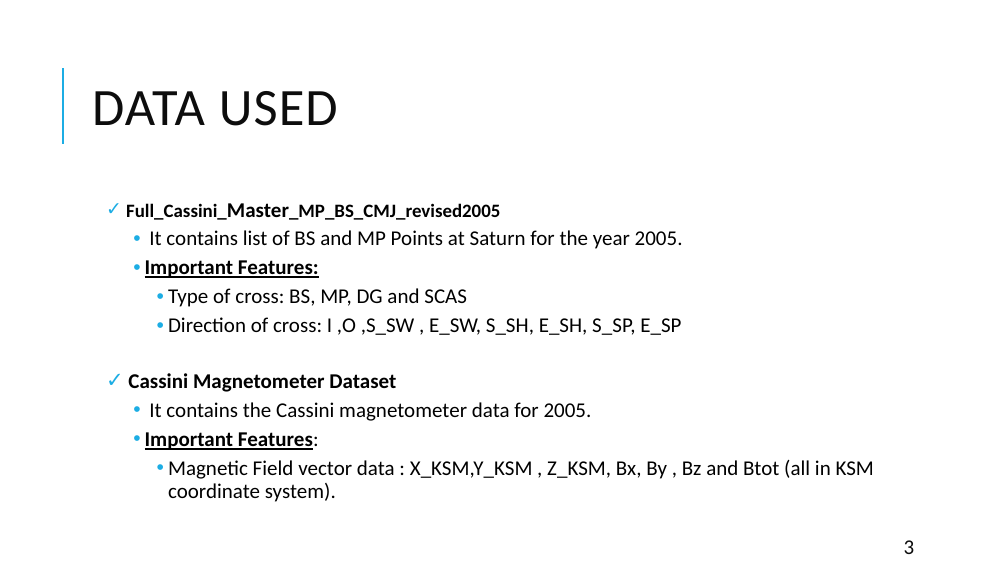
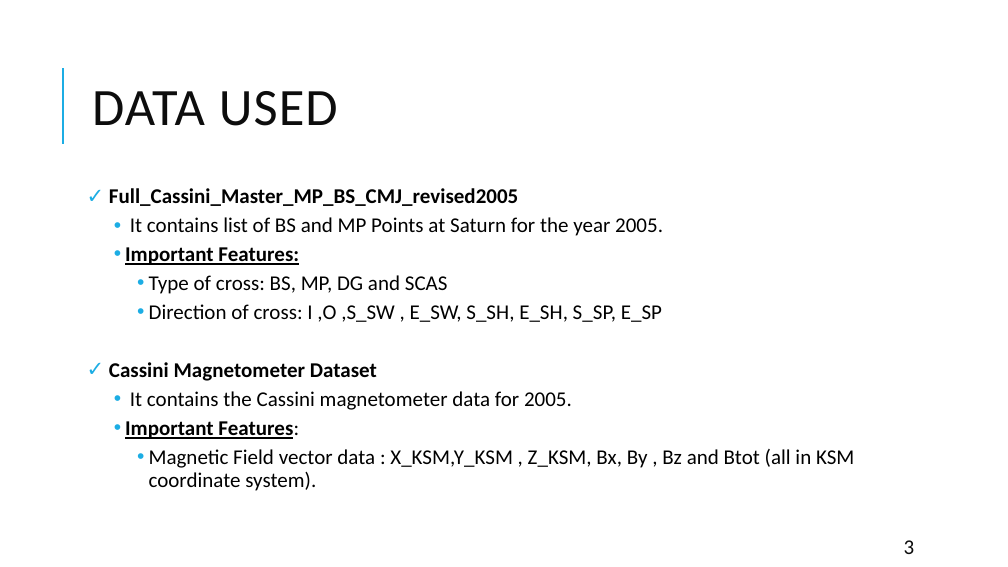
Before and after one commit to matty1203/r_cubicplot, a slide deck: slide 3 of Classification of bow shock event positions from Magnetic.pptx. Drawn at 1008x567 pixels with LibreOffice and Linux fonts; fonts in the diff are those of the drawing. Boxes give left, top, right and bottom in pixels: in the first picture for what was removed or moved away, otherwise in the second. Text is boxed around its words. In the diff, an @@ line names an element or a change of style, - is before the commit and + after.

```diff
--- a/Classification of bow shock event positions from Magnetic.pptx
+++ b/Classification of bow shock event positions from Magnetic.pptx
@@ text "Full_Cassini_Master_MP_BS_CMJ_revised2005" moved from (x1=126, y1=203, x2=874, y2=502) to (x1=109, y1=188, x2=854, y2=491) @@
@@ text at (x1=109, y1=188, x2=518, y2=206): size 18 to 20 pt in "Full_Cassini_Master_MP_BS_CMJ_revised2005" @@
```
Also in this commit, not shown: 11 other slides changed, 1 slide added, 1 slide removed, 2 other files.
